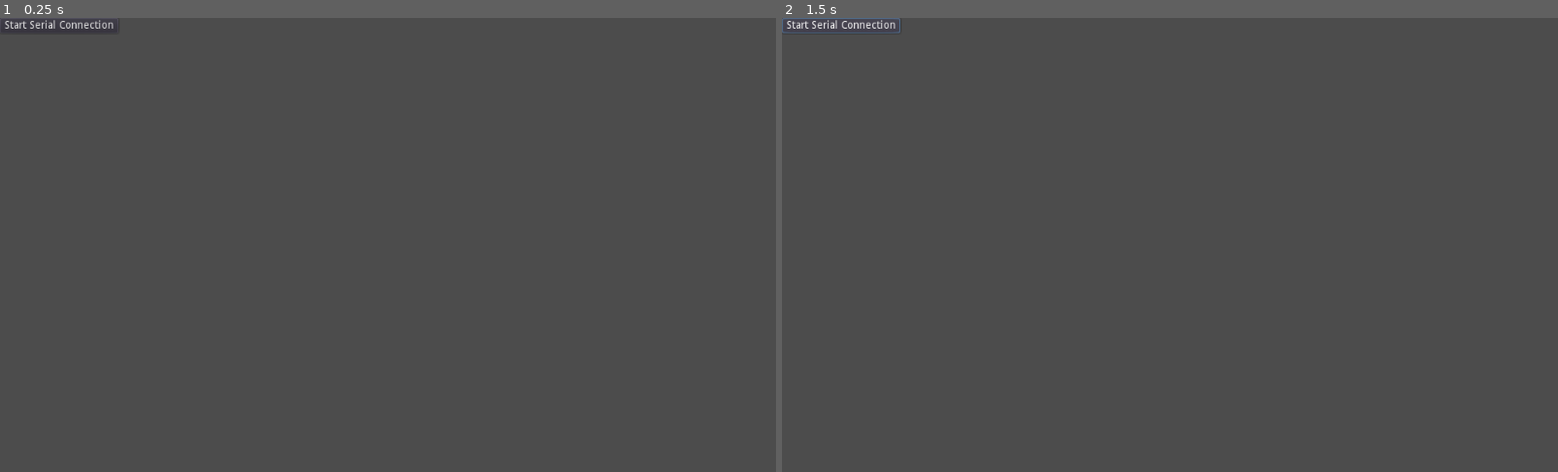
Above: before the commit, frames 1-2 (left to right).
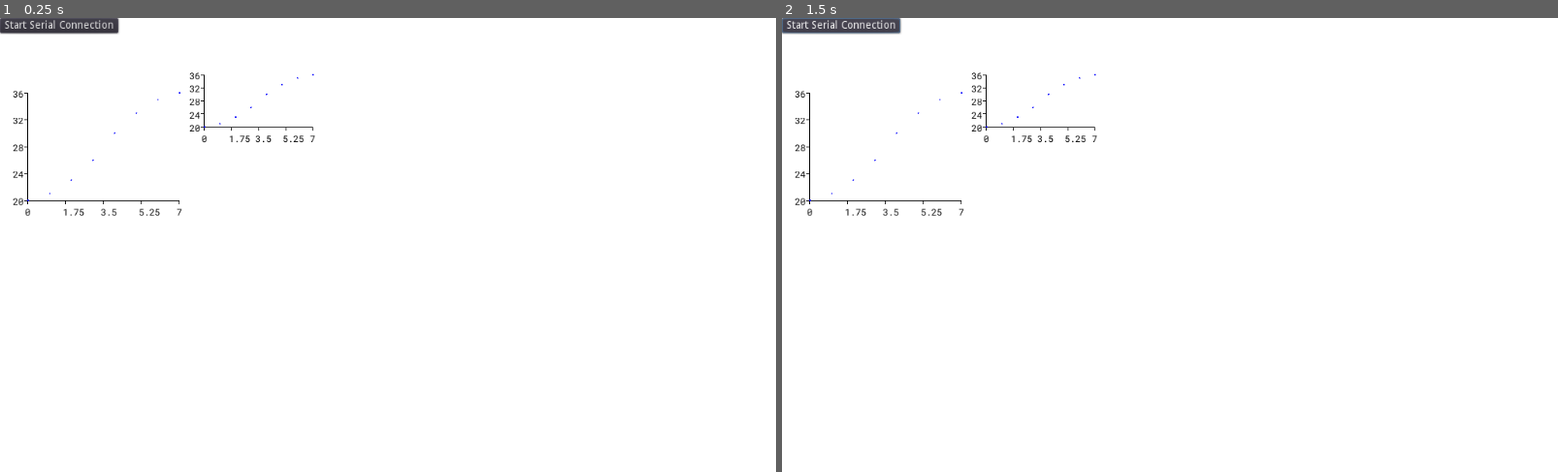
Above: after the commit, the same moments.

Repository: AlnisS/phys-427
Game: Godot game, scene res://main.tscn
Same seed, same stepped clock (60 frames per second), same inputs: the game is played once before the commit and once after it.
Inputs:
- Up to frame 1 (0.25 s): no input
- Up to frame 2 (1.5 s): tap Enter at 0.5 s; click "Start Serial Connection" at 1.25 s

The runs differ from the first frame. In frame 1, 99% of the frame differs, in the area x 0-100%, y 0-100%; in frame 2, 99%.
Error before the commit: Attempt to call function 'start' in base 'null instance' on a null instance. (res://main.gd:50)
Error after the commit: Attempt to call function 'start' in base 'null instance' on a null instance. (res://main.gd:51)

Commit message:
Some basic graphing code for GoPIP

Diff:
--- a/gopip/main.gd
+++ b/gopip/main.gd
@@ -7,6 +7,7 @@
 func _on_StartSerialButton_pressed():
 	# TODO: add filter to port selection to limit to compatible devices
 	# TODO: can the JavaScript code go in a .js file for clarity?
+	# TODO: fail gracefully on platforms without JavaScript (e.g. desktop)
 	JavaScript.eval("""
 	async function godotWebSerialStart(GD_new_serial_data) {
 		// open port selection dialog
--- a/gopip/main.tscn
+++ b/gopip/main.tscn
@@ -1,6 +1,7 @@
-[gd_scene load_steps=2 format=2]
+[gd_scene load_steps=3 format=2]
 
 [ext_resource path="res://main.gd" type="Script" id=1]
+[ext_resource path="res://ui/nodes/graph_2d/graph_2d.tscn" type="PackedScene" id=2]
 
 [node name="Main" type="Spatial"]
 script = ExtResource( 1 )
@@ -10,4 +11,16 @@
 margin_bottom = 20.0
 text = "Start Serial Connection"
 
+[node name="Graph2D" parent="." instance=ExtResource( 2 )]
+margin_left = 17.0
+margin_top = 99.0
+margin_right = 237.0
+margin_bottom = 261.0
+
+[node name="Graph2D2" parent="." instance=ExtResource( 2 )]
+margin_left = 250.0
+margin_top = 75.0
+margin_right = 413.0
+margin_bottom = 164.0
+
 [connection signal="pressed" from="StartSerialButton" to="." method="_on_StartSerialButton_pressed"]
--- a/gopip/project.godot
+++ b/gopip/project.godot
@@ -27,4 +27,5 @@
 quality/driver/driver_name="GLES2"
 vram_compression/import_etc=true
 vram_compression/import_etc2=false
+environment/default_clear_color=Color( 1, 1, 1, 1 )
 environment/default_environment="res://default_env.tres"
--- /dev/null
+++ b/gopip/ui/nodes/graph_2d/graph_2d.gd
@@ -0,0 +1,78 @@
+tool
+
+extends Control
+
+export(DynamicFont) var default_font
+
+func _draw():
+	var color = Color.black
+
+	var xmin = 0.0
+	var xmax = 7.0
+	var ymin = 20.0
+	var ymax = 36.0
+
+	var data = [
+		Vector2(0.0, 20.0),
+		Vector2(1.0, 21.0),
+		Vector2(2.0, 23.0),
+		Vector2(3.0, 26.0),
+		Vector2(4.0, 30.0),
+		Vector2(5.0, 33.0),
+		Vector2(6.0, 35.0),
+		Vector2(7.0, 36.0),
+	]
+
+	var remapped_data = remap_data(data, Vector2(xmin, ymin), Vector2(xmax, ymax), Vector2.ZERO, Vector2.ONE)
+
+	var xticks = 5
+	var yticks = 5
+
+	var x_axis = Vector2(rect_size.x - 20, 0)
+	var y_axis = Vector2(0, -(rect_size.y - 20))
+
+	var x_axis_y_position = rect_size.y - 20
+	var y_axis_x_position = 20
+
+	var graph_origin = Vector2(y_axis_x_position, x_axis_y_position)
+
+
+	# draw x ticks
+	var xtick_increment = x_axis / (xticks - 1)
+	for i in range(xticks):
+		var xtick_base = graph_origin + i * xtick_increment
+		draw_line(xtick_base, xtick_base + Vector2(0, 5), color)
+		var value = i * (xmax - xmin) / (xticks - 1) + xmin
+		draw_string(default_font, xtick_base + Vector2(-4, 20), str(value), Color.black)
+
+	# draw y ticks
+	var ytick_increment = y_axis / (yticks - 1)
+	for i in range(yticks):
+		var ytick_base = graph_origin + i * ytick_increment
+		draw_line(ytick_base, ytick_base - Vector2(5, 0), color)
+		var value = i * (ymax - ymin) / (yticks - 1) + ymin
+		draw_string(default_font, ytick_base + Vector2(-20, 6), str(value), Color.black)
+
+	# draw x-axis
+	draw_line(graph_origin, graph_origin + x_axis, color)
+
+	# draw y-axis
+	draw_line(graph_origin, graph_origin + y_axis, color)
+
+	# draw scatter plot
+	for point in remapped_data:
+		var screen_position = graph_origin + (point * (x_axis + y_axis))
+		draw_circle(screen_position, 1.0, Color.blue)
+
+
+
+
+func remap_data(data_input: Array, in_min: Vector2, in_max: Vector2,
+		out_min: Vector2, out_max: Vector2) -> Array:
+	var result = []
+	for point in data_input:
+		result.append(Vector2(
+			range_lerp(point.x, in_min.x, in_max.x, out_min.x, out_max.x),
+			range_lerp(point.y, in_min.y, in_max.y, out_min.y, out_max.y)
+		))
+	return result
--- /dev/null
+++ b/gopip/ui/nodes/graph_2d/graph_2d.tscn
@@ -0,0 +1,15 @@
+[gd_scene load_steps=4 format=2]
+
+[ext_resource path="res://ui/nodes/graph_2d/graph_2d.gd" type="Script" id=1]
+[ext_resource path="res://ui/fonts/RobotoMono-Regular.ttf" type="DynamicFontData" id=2]
+
+[sub_resource type="DynamicFont" id=1]
+size = 12
+font_data = ExtResource( 2 )
+
+[node name="Graph2D" type="Control"]
+margin_right = 50.0
+margin_bottom = 50.0
+rect_min_size = Vector2( 50, 50 )
+script = ExtResource( 1 )
+default_font = SubResource( 1 )
Binary file added: gopip/ui/fonts/RobotoMono-Regular.ttf
